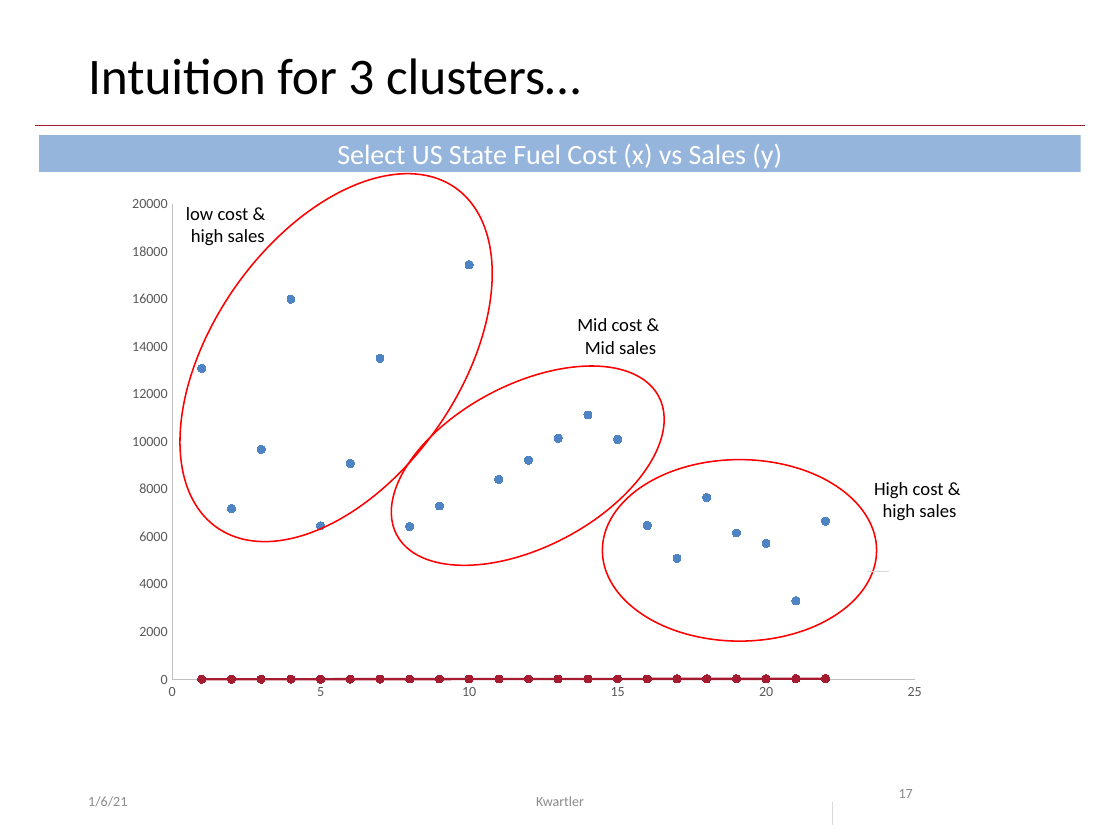
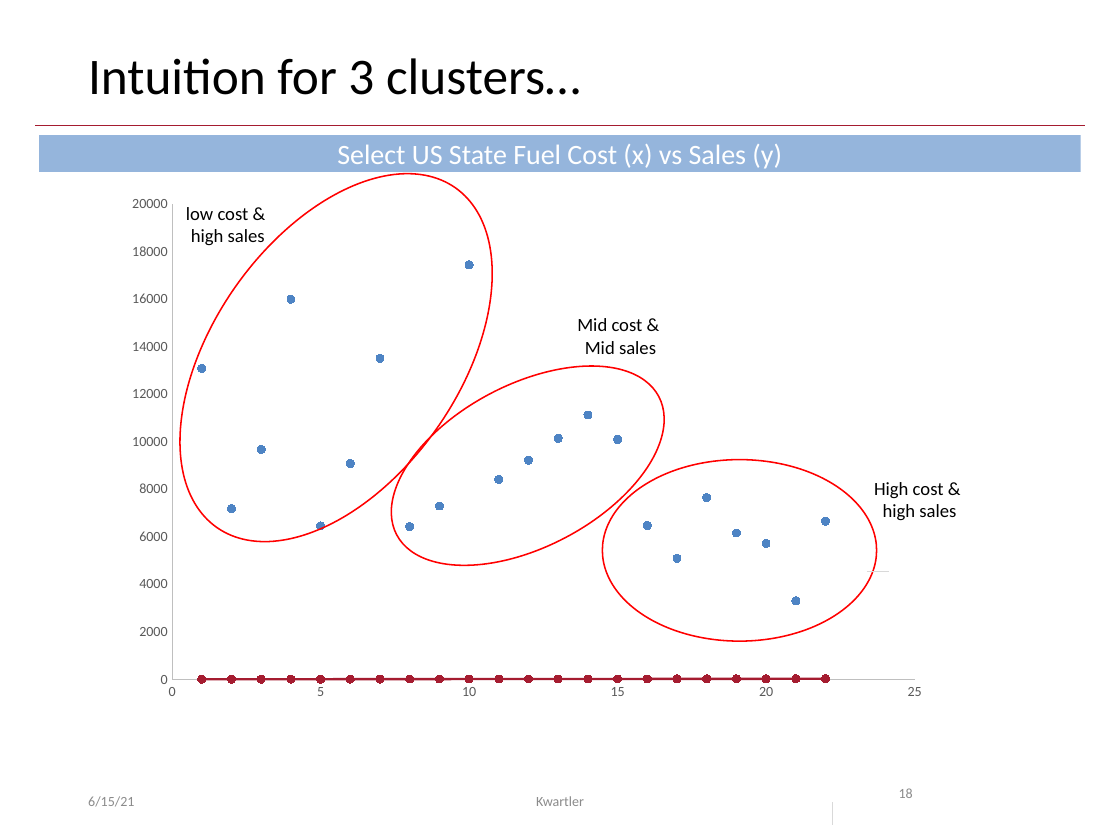
Before and after one commit to kwartler/GSERM_Text_Remote_student, a slide deck: slide 18 of student_lessons/C_Sentiment_Unsupervised/Day3_liveB_ClusteringReview.pptx (slide 17 before the commit). Drawn at 1120x840 pixels with LibreOffice and Linux fonts; fonts in the diff are those of the drawing; background and template pictures are left out. Boxes give left, top, right and bottom in pixels: in the first picture for what was removed or moved away, otherwise in the second. Text is boxed around its words. In the diff, an @@ line names an element or a change of style, - is before the commit and + after.

```diff
--- a/student_lessons/C_Sentiment_Unsupervised/Day3_liveB_ClusteringReview.pptx
+++ b/student_lessons/C_Sentiment_Unsupervised/Day3_liveB_ClusteringReview.pptx
@@ text at bbox=[88, 796, 134, 807]: text changed @@
-1/6/21
+6/15/21
@@ page number at bbox=[899, 788, 913, 798]: text changed @@
-17
+18
```
Also in this commit, not shown: 43 other slides changed, 1 slide added, 13 other files.
